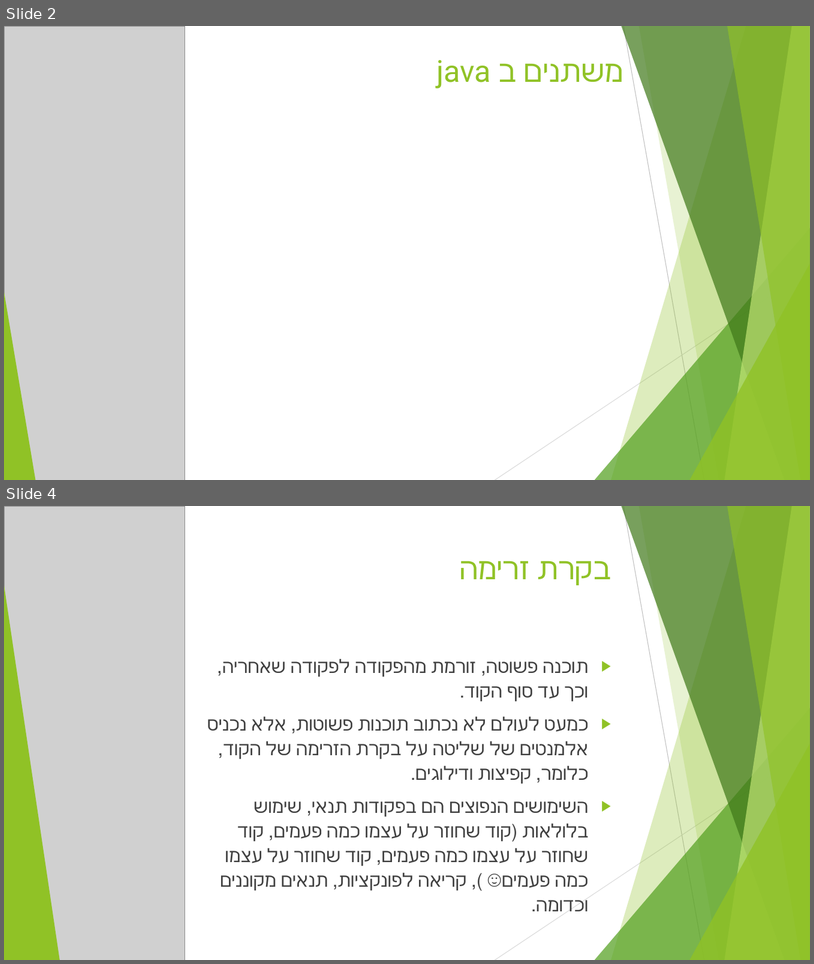
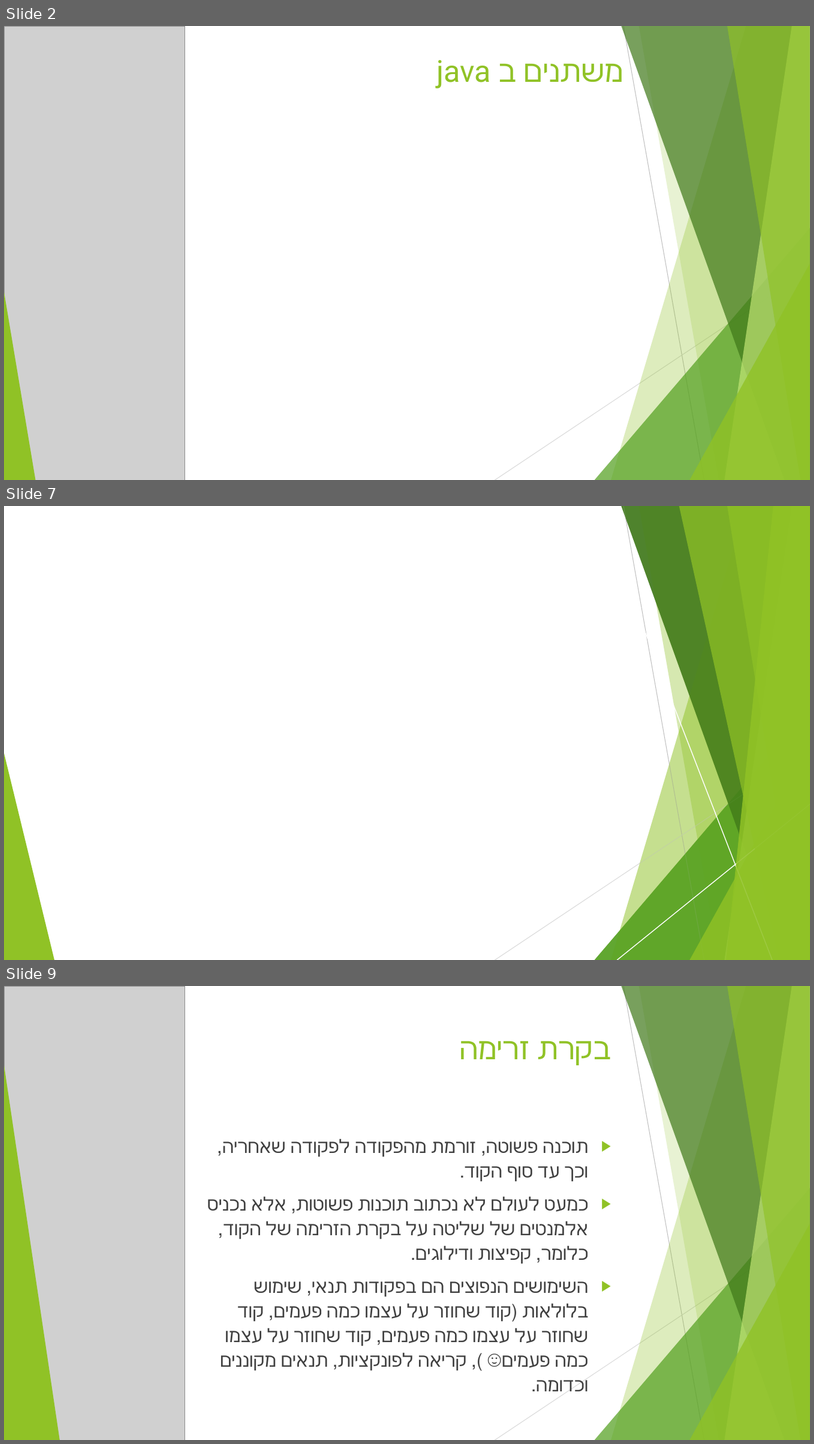
Before and after one commit to MosheOfer1/Intro_course_24, a slide deck: תרגול 2.pptx. Shown one above the other, each under a label of ours: slides 2 and 4 before the commit, slides 2, 7 and 9 after it; the slides between them are not shown. The pictures are 814x964 and 814x1444 pixels, drawn with LibreOffice and Linux fonts; fonts in the diff are those of the drawing; grey boxes stand for pictures; background and template pictures are left out. Boxes give left, top, right and bottom in pixels: in the first picture for what was removed or moved away, otherwise in the second. Text is boxed around its words. In the diff, an @@ line names an element or a change of style, - is before the commit and + after.

```diff
--- a/תרגול 2.pptx
+++ b/תרגול 2.pptx
@@ slide 7 added at (x1=4, y1=506, x2=810, y2=960), background picture (left out); not listed: 8 template elements that a slide beside it also shows @@
@@ line added from (596, 506) to (773, 960), #FFFFFF 1 pt @@
@@ freeform shape added at (x1=679, y1=506, x2=810, y2=960), fill #90C226 at 71% opacity @@
@@ freeform shape added at (x1=727, y1=506, x2=810, y2=960), fill #90C226 at 87% opacity @@
@@ freeform shape added at (x1=4, y1=753, x2=54, y2=960), fill #90C226 @@
@@ group added at (x1=4, y1=506, x2=810, y2=960): 5 freeform shapes, 3 triangles, 2 lines @@
@@ line added from (617, 960) to (810, 804), #FFFFFF 1 pt @@
@@ what was slide 4 is now slide 9 @@
```
Also in this commit, not shown: 6 slides changed, 5 other slides added, 1 other file.
